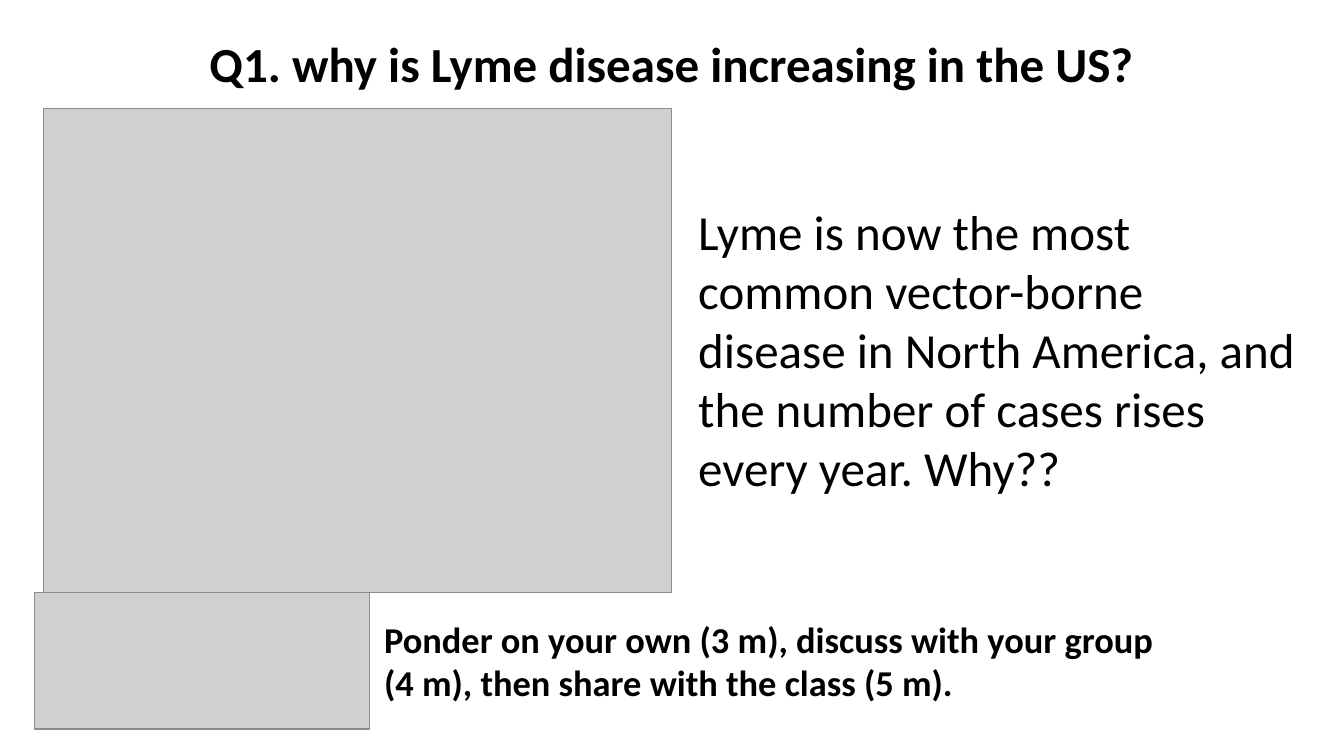
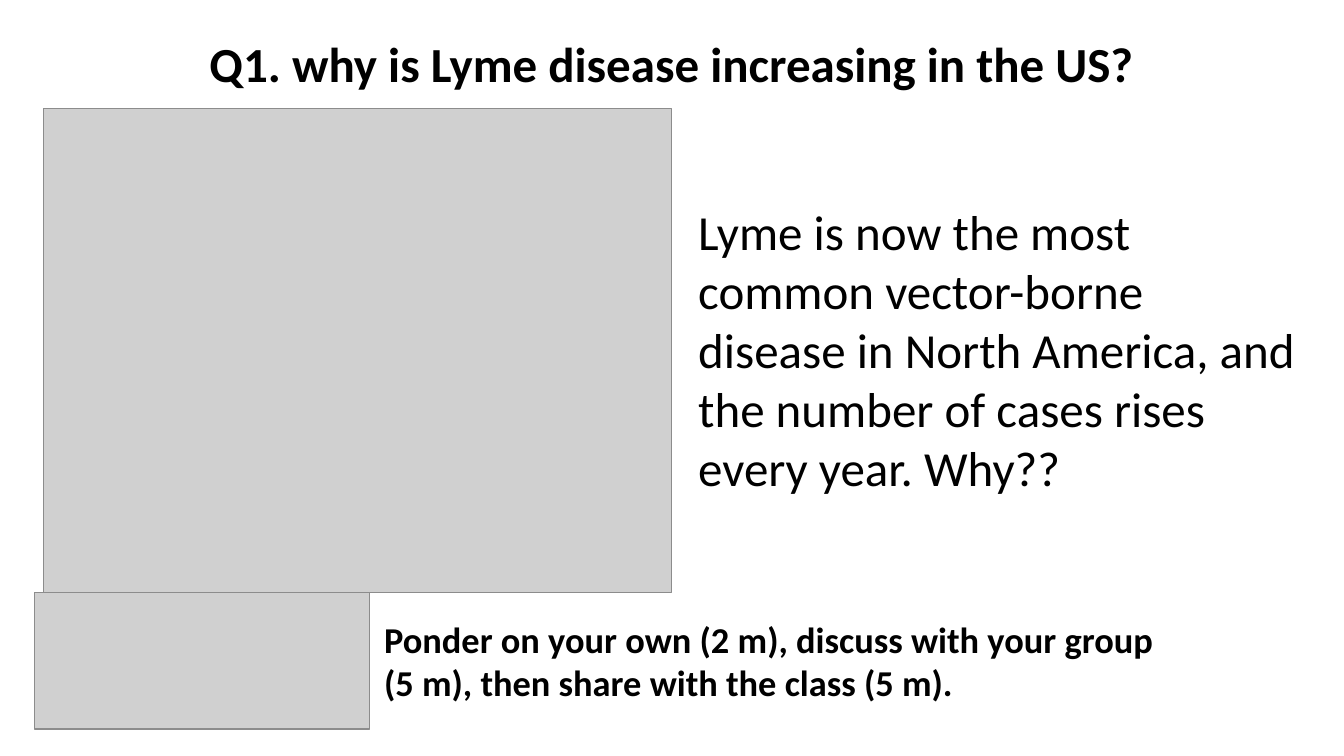
Before and after one commit to wood-lab/fish_406, a slide deck: slide 2 of docs/lectures/in-class_activities/class_15.pptx. Drawn at 1344x756 pixels with LibreOffice and Linux fonts; fonts in the diff are those of the drawing; grey boxes stand for pictures. Boxes give left, top, right and bottom in pixels: in the first picture for what was removed or moved away, otherwise in the second. Text is boxed around its words. In the diff, an @@ line names an element or a change of style, - is before the commit and + after.

Commit message:
updating class 15

```diff
--- a/docs/lectures/in-class_activities/class_15.pptx
+++ b/docs/lectures/in-class_activities/class_15.pptx
@@ text at <box>384,626,1153,702</box>: text changed @@
-Ponder on your own (3 m), discuss with your group
-(4 m), then share with the class (5 m).
+Ponder on your own (2 m), discuss with your group
+(5 m), then share with the class (5 m).
```
Also in this commit, not shown: 1 other slide changed, 2 slides added, 14 other files.
